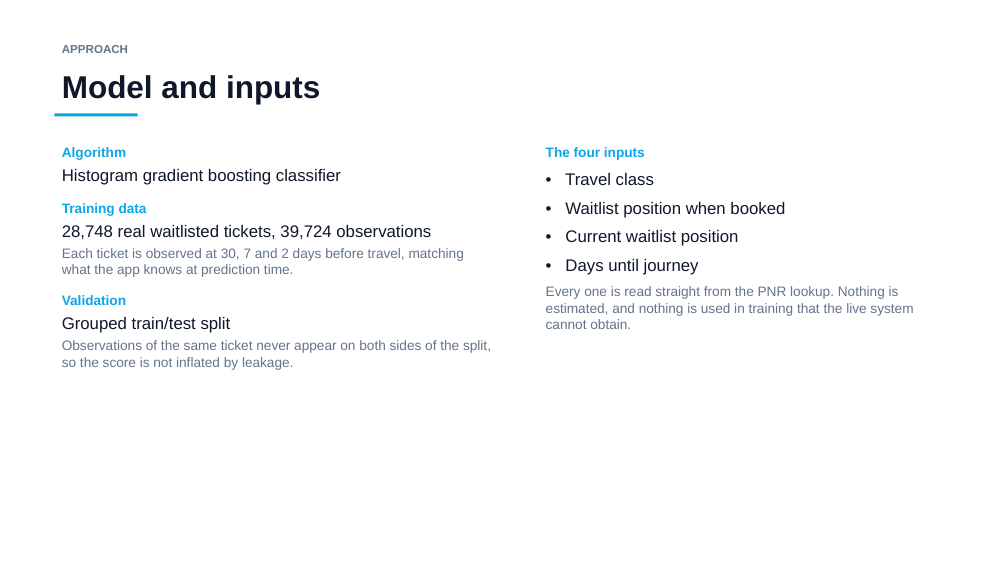
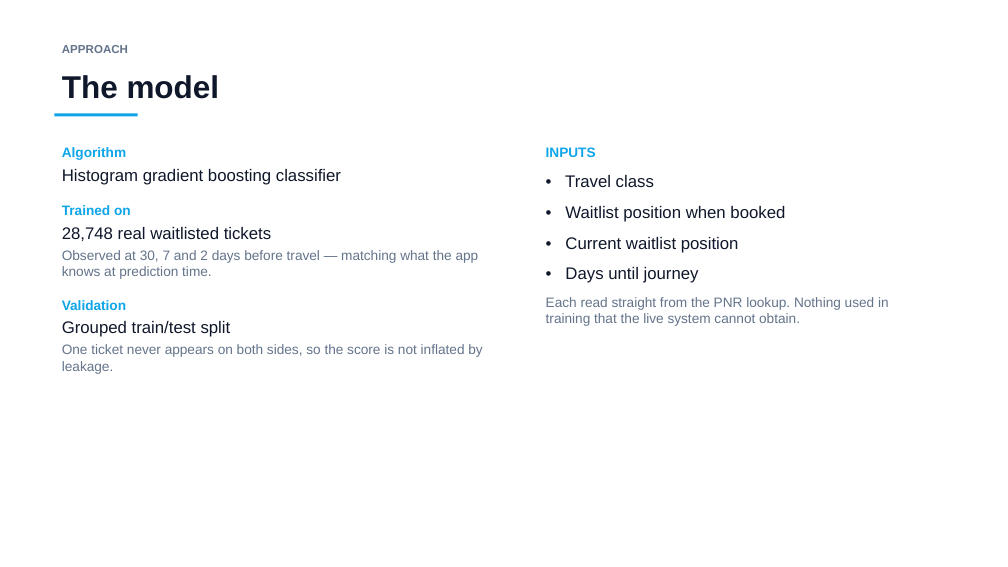
Before and after one commit to mohammadamir0762-arch/irctc, a slide deck: slide 6 of PS91_Presentation.pptx (slide 10 before the commit). Drawn at 1008x567 pixels with LibreOffice and Linux fonts; fonts in the diff are those of the drawing. Boxes give left, top, right and bottom in pixels: in the first picture for what was removed or moved away, otherwise in the second. Text is boxed around its words. In the diff, an @@ line names an element or a change of style, - is before the commit and + after.

Commit message:
shorten presentation, add connecting journey section

```diff
--- a/PS91_Presentation.pptx
+++ b/PS91_Presentation.pptx
@@ text at (62, 75, 220, 99): text changed @@
-Model and inputs
+The model
@@ text at (546, 147, 596, 157): text changed @@
-The four inputs
+INPUTS
@@ text at (565, 175, 785, 283): more space between paragraphs @@
@@ text at (62, 205, 479, 279): text changed @@
-Training data
-28,748 real waitlisted tickets, 39,724 observations
-Each ticket is observed at 30, 7 and 2 days before travel, matching what the app knows at prediction time.
+Trained on
+28,748 real waitlisted tickets
+Observed at 30, 7 and 2 days before travel — matching what the app knows at prediction time.
@@ text at (546, 297, 889, 326): text changed @@
-Every one is read straight from the PNR lookup. Nothing is estimated, and nothing is used in training that the live system cannot obtain.
+Each read straight from the PNR lookup. Nothing used in training that the live system cannot obtain.
@@ text at (62, 344, 482, 374): text changed @@
-Observations of the same ticket never appear on both sides of the split, so the score is not inflated by leakage.
+One ticket never appears on both sides, so the score is not inflated by leakage.
```
Also in this commit, not shown: 10 other slides changed, 5 slides added, 22 slides removed, 1 other file.
